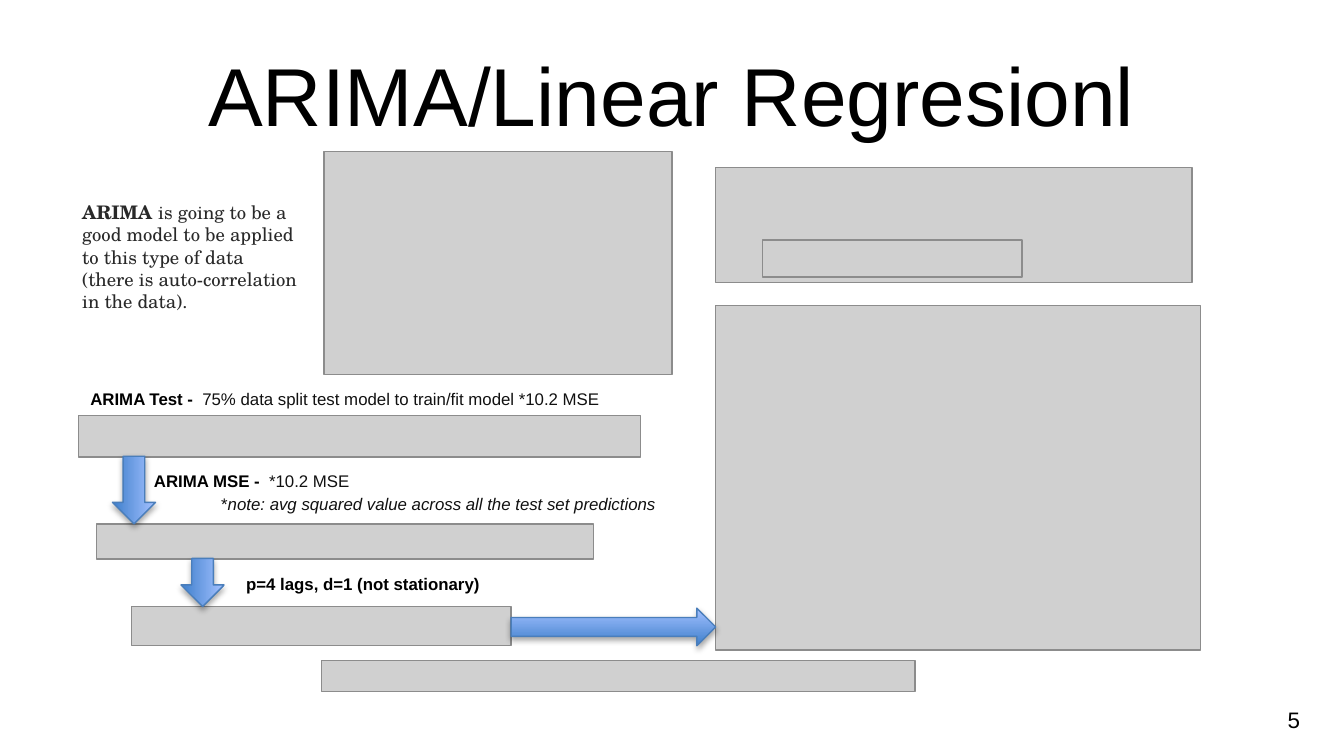
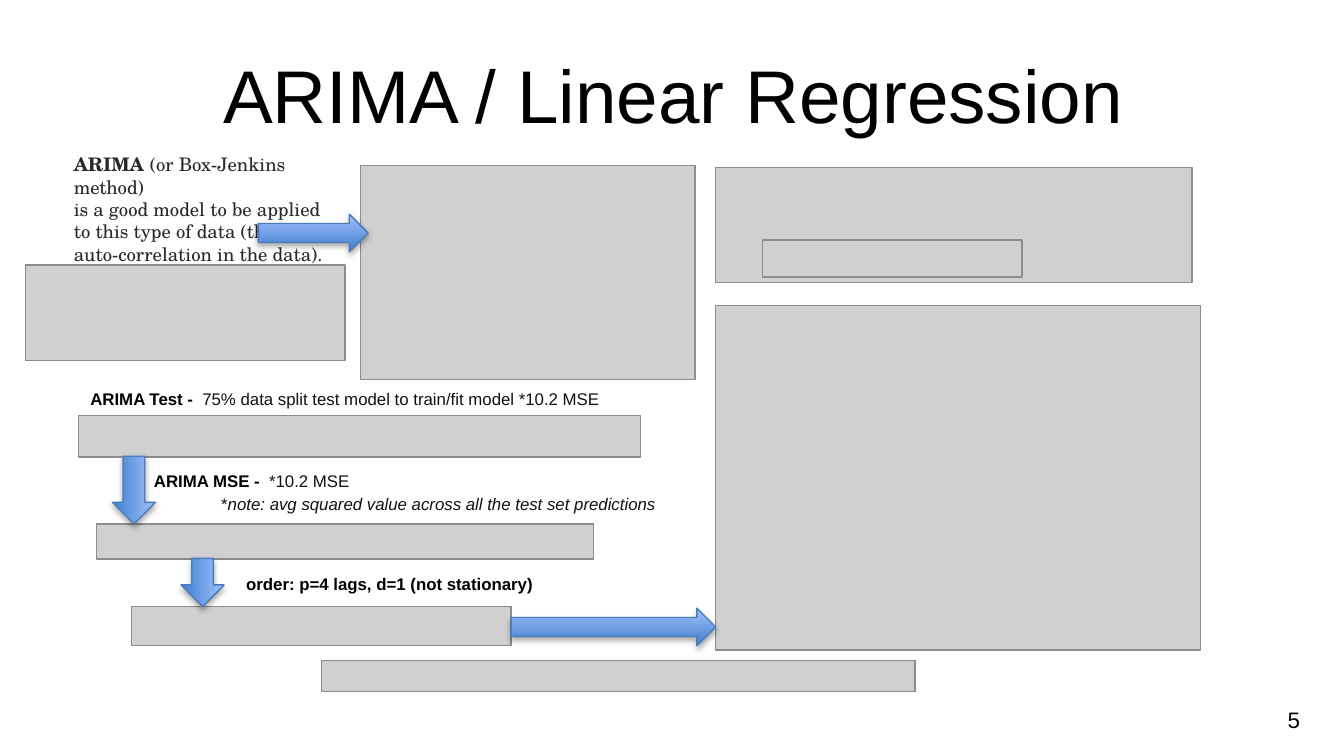
Before and after one commit to CCC-GH/FinalProject-Stock, a slide deck: slide 6 of NU-FinalProject_Stocks.pptx. Drawn at 1344x756 pixels with LibreOffice and Linux fonts; fonts in the diff are those of the drawing; grey boxes stand for pictures; background and template pictures are left out. Boxes give left, top, right and bottom in pixels: in the first picture for what was removed or moved away, otherwise in the second. Text is boxed around its words. In the diff, an @@ line names an element or a change of style, - is before the commit and + after.

```diff
--- a/NU-FinalProject_Stocks.pptx
+++ b/NU-FinalProject_Stocks.pptx
@@ title at (x1=223, y1=69, x2=1122, y2=137): text changed; size 44 to 40 pt @@
-ARIMA/Linear Regresionl
+ARIMA / Linear Regression
@@ text at (x1=74, y1=157, x2=323, y2=267): text changed @@
-ARIMA is going to be a good model to be applied to this type of data (there is auto-correlation in the data).
+ARIMA (or Box-Jenkins method)
+is a good model to be applied to this type of data (there is auto-correlation in the data).
@@ picture resized from (x1=324, y1=152, x2=672, y2=375) to (x1=360, y1=165, x2=695, y2=379) @@
@@ right arrow added at (x1=258, y1=214, x2=368, y2=251), fill gradient #3F80CE to #A4C4FF, outline #4B7EBC 0.75 pt @@
@@ picture added at (x1=26, y1=265, x2=345, y2=360) @@
@@ text at (x1=246, y1=577, x2=533, y2=594): text changed @@
-p=4 lags, d=1 (not stationary)
+order: p=4 lags, d=1 (not stationary)
```
Also in this commit, not shown: 6 other slides changed.
